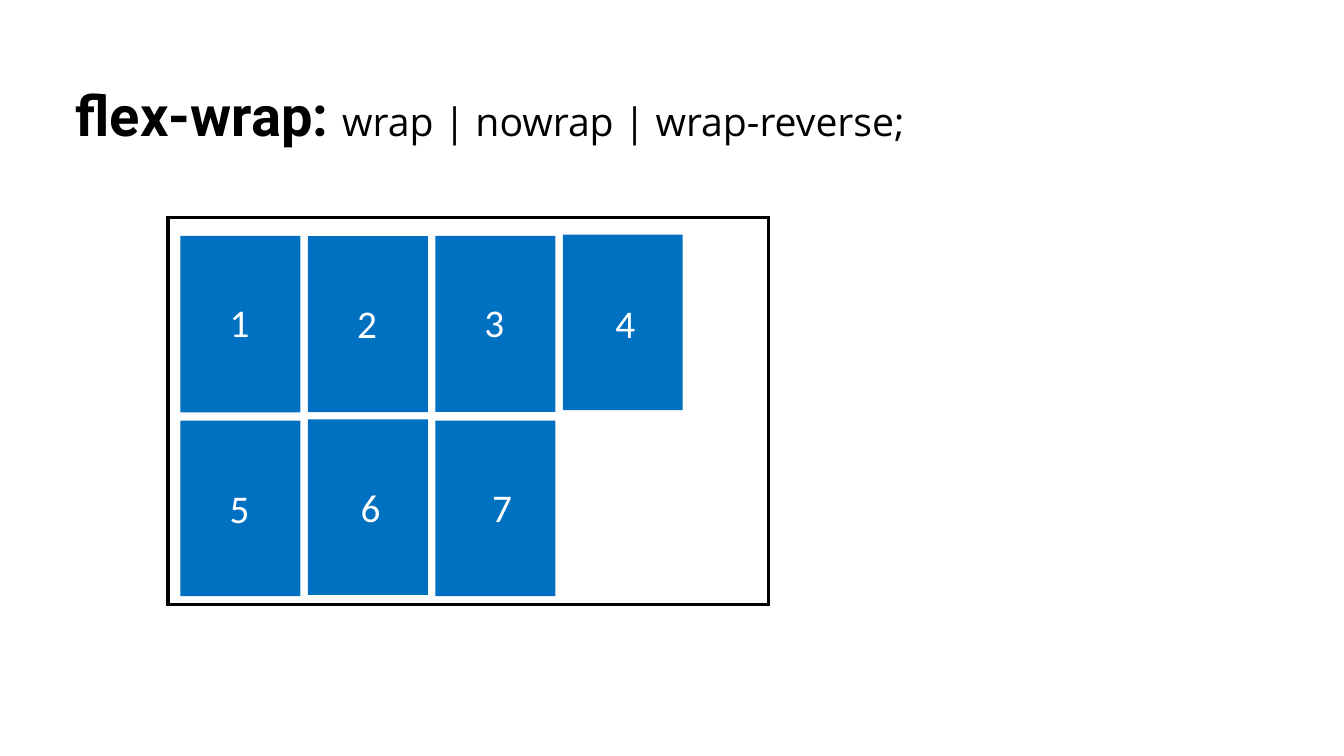
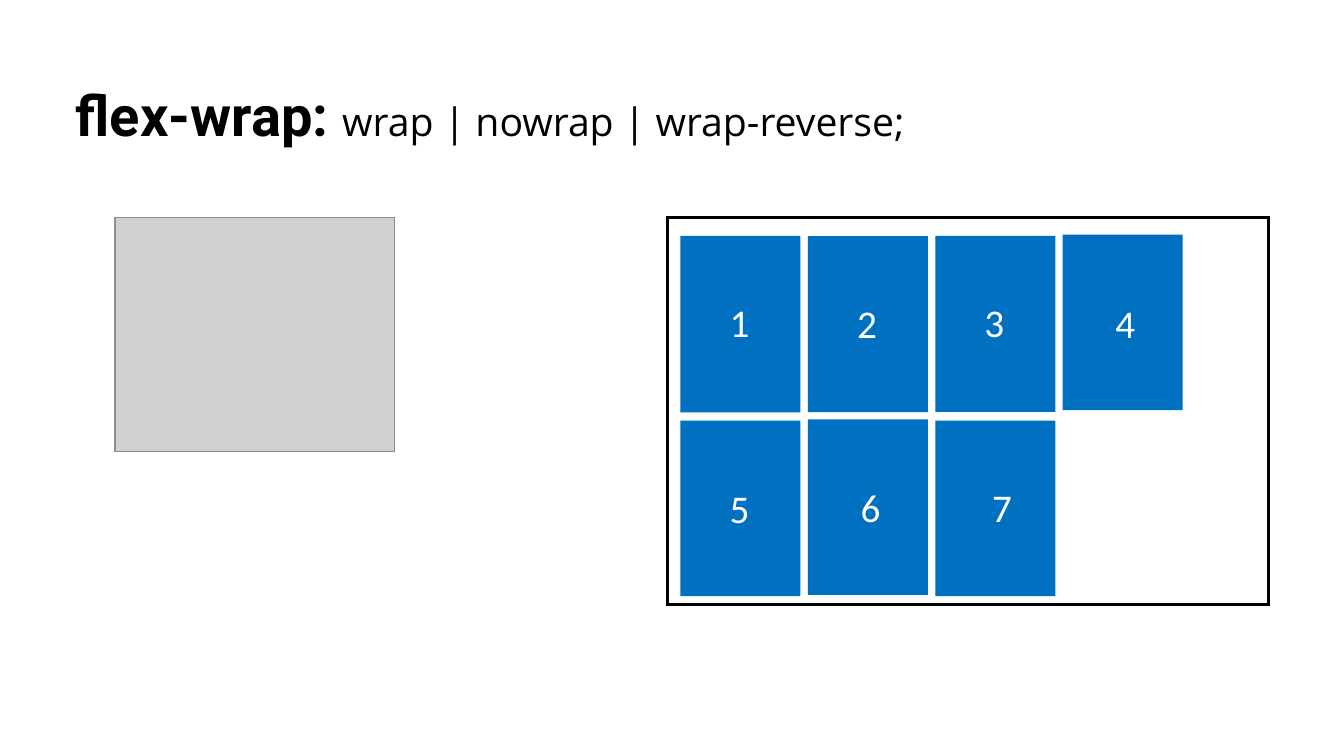
Before and after one commit to RostyslavSynenko/Lv-469.NodeJS, a slide deck: slide 23 of presentations/Flexbox.pptx. Drawn at 1344x756 pixels with LibreOffice and Linux fonts; fonts in the diff are those of the drawing; grey boxes stand for pictures; background and template pictures are left out. Boxes give left, top, right and bottom in pixels: in the first picture for what was removed or moved away, otherwise in the second. Text is boxed around its words. In the diff, an @@ line names an element or a change of style, - is before the commit and + after.

```diff
--- a/presentations/Flexbox.pptx
+++ b/presentations/Flexbox.pptx
@@ picture added at bbox=[115, 218, 394, 452] @@
@@ 8 rectangles, 7 texts: place and size @@
-8 rectangles, 7 texts at bbox=[168, 218, 769, 605]
+8 rectangles, 7 texts at bbox=[668, 218, 1269, 605]
```
Also in this commit, not shown: 6 other slides changed, 1 slide added.
